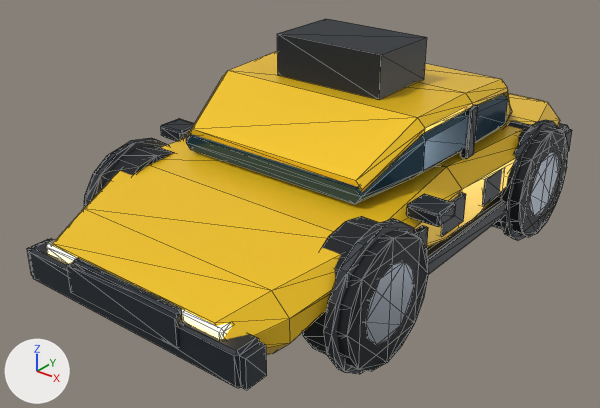
What one commit did to the glTF model public/models/vehicles/taxi.glb.
Before and after are seen from a 50 mm lens placed at (4.16, -5.83, 3.06), pointed at (-0.17, -0.42, -0.29). The lights are fixed; the arrows at lower left show +X, +Y and +Z. The first picture is the older version. Mesh edges are drawn as thin lines. Where no turn or scale is listed for an object, it has been applied to the vertices. Vertices at exactly the same position are counted once.

In view in the first picture: 'taxi_body', 'taxi_fleet_trim', 'taxi_front_left_tyre', 'taxi_front_right_rim', 'taxi_front_right_tyre', 'taxi_glass', 'taxi_headlights', 'taxi_rear_right_rim', 'taxi_rear_right_tyre', 'taxi_topper', 'taxi_trim'.
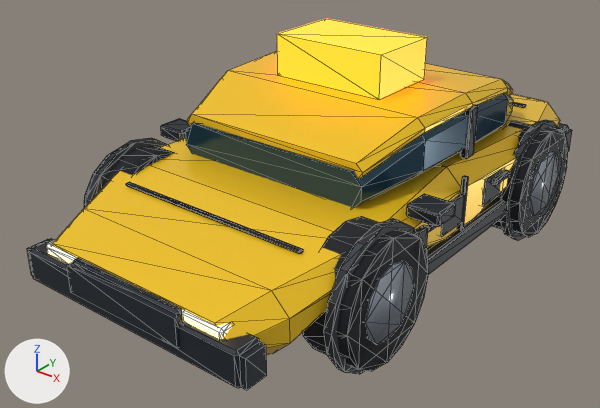
Pixel boxes [x1, y1, x2, y2] of what changed, in the pictures (600 x 408 px; the box of a moved part takes in the faces that stretch with it):
'taxi_trim', reshaped: before [29, 105, 569, 388]; after [29, 102, 569, 388]
'taxi_glass', reshaped: before [186, 94, 512, 204]; after [185, 94, 513, 208]
'taxi_topper', recoloured (lighter): [277, 19, 427, 99] in both
part 1 of me_taxi_body, moved or reshaped: before [505, 92, 510, 103]; after [503, 80, 513, 95]
part 2 of me_taxi_body, moved or reshaped: before [188, 71, 425, 193]; after [187, 71, 425, 179]
part 3 of me_cylinder_007, shading changed: [365, 261, 414, 344] in both
part 4 of me_taxi_glass, moved or reshaped: before [505, 101, 512, 123]; after [505, 94, 513, 123]
part 5 of me_taxi_glass, moved or reshaped: before [186, 134, 425, 204]; after [185, 122, 425, 208]
part 6 of me_cylinder_011, shading changed: [530, 152, 559, 216] in both
part 7 of me_taxi_trim, added: after [458, 176, 468, 230]
part 8 of me_taxi_trim, added: after [492, 170, 510, 185]
part 9 of me_taxi_trim, added: after [513, 102, 526, 107]
part 10 of me_taxi_trim, added: after [126, 182, 303, 254]
part 11 of me_taxi_trim, added (mostly hidden): after [427, 224, 437, 232]

What changed in the scene script:
```text
Change me_taxi_body:
    where me_taxi_body.from_pydata(...)  # 96 vertices, 184 faces; spans x -1.35..1.35, y -2.6..2.6, z -0.47..0.84
    me_taxi_body part 1
    add for i in [*range(56, 64)]: me_taxi_body.vertices[i].co += Vector((0.0, 0.0, 0.2))
    me_taxi_body part 2
    add for i in [*range(88, 96)]: me_taxi_body.vertices[i].co += Vector((0.0, 0.0, 0.14))
Change me_cylinder_007:
    where me_cylinder_007.from_pydata(...)  # 24 vertices, 44 faces; spans x -0.214..0.214, y -0.324..0.324, z -0.324..0.324
    me_cylinder_007 part 3: all faces are now shaded smooth (44 of 44 changed)
Change me_taxi_glass:
    remove me_taxi_glass.from_pydata(...)  # 40 vertices, 76 faces; spans x -1.13..1.13, y -1.06..1.58, z 0.27..0.76
    add me_taxi_glass.from_pydata(...)  # 40 vertices, 76 faces; spans x -1.13..1.13, y -1.06..1.58, z 0.21..0.76
    me_taxi_glass part 4
    me_taxi_glass.vertices[0].co: (-0.89, 1.58, 0.27) -> (-0.83, 1.58, 0.21)
    me_taxi_glass.vertices[1].co: (0.89, 1.58, 0.27) -> (0.83, 1.58, 0.21)
    me_taxi_glass.vertices[2].co: (0.92, 1.58, 0.29) -> (0.92, 1.58, 0.31)  # pixel (512, 111) -> pixel (512, 110)
    me_taxi_glass.vertices[3].co: (0.92, 1.58, 0.31) -> (0.92, 1.58, 0.41)  # pixel (512, 110) -> pixel (513, 100)
    me_taxi_glass.vertices[4].co: (0.89, 1.58, 0.34) -> (0.83, 1.58, 0.5)  # pixel (510, 107) -> not seen
    me_taxi_glass.vertices[5].co: (-0.89, 1.58, 0.34) -> (-0.83, 1.58, 0.5)
    me_taxi_glass.vertices[6].co: (-0.92, 1.58, 0.31) -> (-0.92, 1.58, 0.41)
    me_taxi_glass.vertices[7].co: (-0.92, 1.58, 0.29) -> (-0.92, 1.58, 0.31)
    me_taxi_glass part 5: 8 of 40 vertices moved; they spanned x -0.95..0.95, y -1.06, z 0.27..0.4 and now span x -0.95..0.95, y -1.06, z 0.21..0.52; mean shift (0.0, 0.0, 0.03); largest move (0.9, -1.06, 0.4) -> (0.85, -1.06, 0.52)
Change me_cylinder_011:
    where me_cylinder_011.from_pydata(...)  # 24 vertices, 44 faces; spans x -0.214..0.214, y -0.324..0.324, z -0.324..0.324
    me_cylinder_011 part 6: all faces are now shaded smooth (44 of 44 changed)
Change me_cube:
    where me_cube.from_pydata(...)  # 8 vertices, 12 faces; spans x -0.55..0.55, y -0.36..0.36, z -0.19..0.19
    remove me_cube.materials.append(mat_vehicle_trim)  # dark grey #242b32
    add me_cube.materials.append(mat_taxi_roof_sign)  # orange #ffad21, glowing orange #ff7c19
Change me_taxi_trim:
    remove me_taxi_trim.from_pydata(...)  # 432 vertices, 776 faces; spans x -1.52..1.52, y -5.22..0.12, z -0.6..1.0
    add me_taxi_trim.from_pydata(...)  # 624 vertices, 1128 faces; spans x -1.52..1.52, y -5.22..0.12, z -0.6..1.0
    me_taxi_trim part 7: the loose piece of 24 vertices spanning x 1.08..1.14, y -2.3..-2.17, z 0.54..1.0 is copied, and the copy is scaled about its middle by (0.637, 0.305, 1.24), then moved by (0.16, -0.31, -0.55); it spans x 1.25..1.29, y -2.57..-2.53, z -0.06..0.5
    me_taxi_trim part 8: the loose piece of 24 vertices spanning x 1.22..1.52, y -3.41..-3.15, z 0.44..0.56 is copied, and the copy is scaled about its middle by (0.19, 1.1, 0.457), then moved by (-0.07, 1.35, -0.22); it spans x 1.26..1.34, y -2.07..-1.79, z 0.25..0.32
    me_taxi_trim part 9: the loose piece of 24 vertices spanning x -1.12..1.12, y -0.12..0.12, z -0.15..0.15 is copied, and the copy is scaled about its middle by (0.812, 0.18, 0.0651), then moved by (0.0, -0.63, 0.52); it spans x -0.9..0.9, y -0.65..-0.6, z 0.51..0.53
    me_taxi_trim part 10: the loose piece of 24 vertices spanning x -1.12..1.12, y -5.22..-4.98, z -0.15..0.15 is copied, and the copy is scaled about its middle by (0.836, 0.18, 0.0651), then moved by (0.0, 0.78, 0.44); it spans x -0.93..0.93, y -4.34..-4.3, z 0.43..0.45
    me_taxi_trim part 11: a new loose piece of 24 vertices spanning x 1.25..1.32, y -3.21..-2.93, z 0.24..0.31, in mat_vehicle_trim (dark grey #242b32)
    other edits to the shape of me_taxi_trim do not show in these pictures
```
